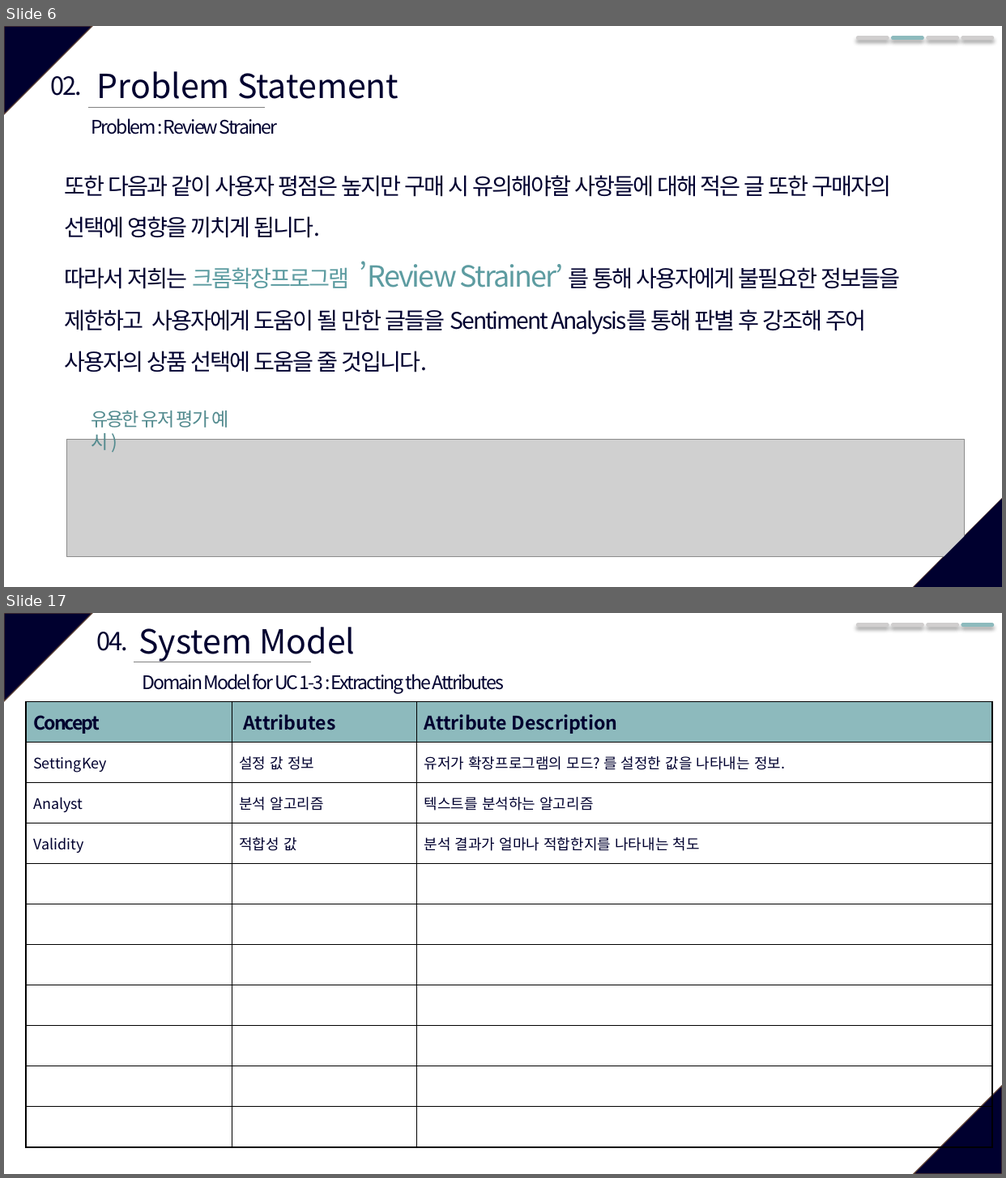
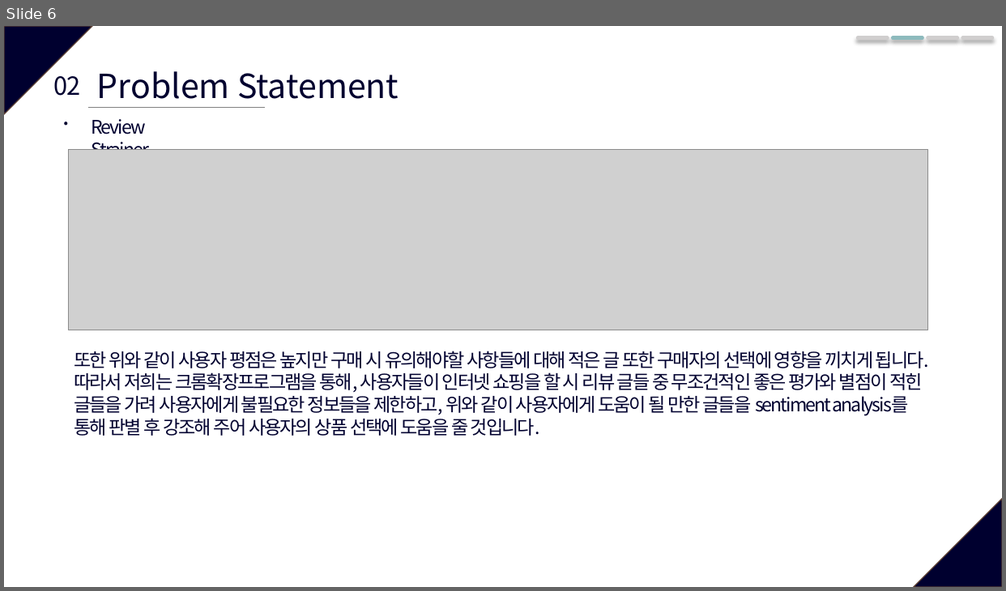
Before and after one commit to SWE-15-Team/Sentiment-Analysis-System, a slide deck: Checkpoint_1st.pptx. Shown one above the other, each under a label of ours: slides 6 and 17 before the commit, slide 6 after it; the slides between them are not shown. The pictures are 1006x1178 and 1006x591 pixels, drawn with LibreOffice and Linux fonts; fonts in the diff are those of the drawing; grey boxes stand for pictures. Boxes give left, top, right and bottom in pixels: in the first picture for what was removed or moved away, otherwise in the second. Text is boxed around its words. In the diff, an @@ line names an element or a change of style, - is before the commit and + after.

```diff
--- a/Checkpoint_1st.pptx
+++ b/Checkpoint_1st.pptx
@@ slide 17 removed at bbox=[4, 613, 1002, 1174], background #FFFFFF; not listed: 2 template elements that a slide beside it also shows @@
@@ text removed at bbox=[96, 632, 128, 651] @@
-04.
@@ text removed at bbox=[138, 627, 355, 662] @@
-System Model
@@ line removed from (859, 625) to (888, 625) @@
@@ line removed from (893, 625) to (923, 625) @@
@@ line removed from (928, 625) to (957, 625) @@
@@ line removed from (963, 625) to (992, 625) @@
@@ line removed from (134, 662) to (311, 662) @@
@@ text removed at bbox=[142, 674, 504, 693] @@
-Domain Model for UC 1-3 : Extracting the Attributes
@@ table removed at bbox=[26, 701, 992, 1148], 11 rows, 3 columns @@
-Concept | Attributes | Attribute Description
-SettingKey | 설정 값 정보 | 유저가 확장프로그램의 모드? 를 설정한 값을 나타내는 정보.
-Analyst | 분석 알고리즘 | 텍스트를 분석하는 알고리즘
-Validity | 적합성 값 | 분석 결과가 얼마나 적합한지를 나타내는 척도
- |  | 
- |  | 
- |  | 
- |  | 
- |  | 
- |  | 
- |  | 
@@ slide 6 changed as well @@
@@ text "02." rewrapped from bbox=[51, 76, 83, 96] to bbox=[54, 76, 80, 96] @@
@@ text at bbox=[91, 119, 149, 150]: text changed @@
-Problem : Review Strainer
+Review Strainer
@@ picture: place and size @@
-picture at bbox=[66, 439, 965, 557]
+picture at bbox=[68, 149, 928, 330]
@@ text at bbox=[74, 351, 929, 436]: text changed; size 22 to 18 pt @@
-또한 다음과 같이 사용자 평점은 높지만 구매 시 유의해야할 사항들에 대해 적은 글 또한 구매자의 선택에 영향을 끼치게 됩니다.
-따라서 저희는 크롬확장프로그램 ’Review Strainer’ 를 통해 사용자에게 불필요한 정보들을 제한하고 사용자에게 도움이 될 만한 글들을 Sentiment Analysis를 통해 판별 후 강조해 주어 사용자의 상품 선택에 도움을 줄 것입니다.
+또한 위와 같이 사용자 평점은 높지만 구매 시 유의해야할 사항들에 대해 적은 글 또한 구매자의 선택에 영향을 끼치게 됩니다.
+따라서 저희는 크롬확장프로그램을 통해, 사용자들이 인터넷 쇼핑을 할 시 리뷰 글들 중 무조건적인 좋은 평가와 별점이 적힌 글들을 가려 사용자에게 불필요한 정보들을 제한하고, 위와 같이 사용자에게 도움이 될 만한 글들을 sentiment analysis를 통해 판별 후 강조해 주어 사용자의 상품 선택에 도움을 줄 것입니다.
@@ text removed at bbox=[91, 411, 228, 450] @@
-유용한 유저 평가 예시 )
@@ right triangle removed at bbox=[913, 498, 1002, 587] @@
```
Also in this commit, not shown: 9 other slides changed, 2 slides added, 8 other slides removed, 1 other file.
